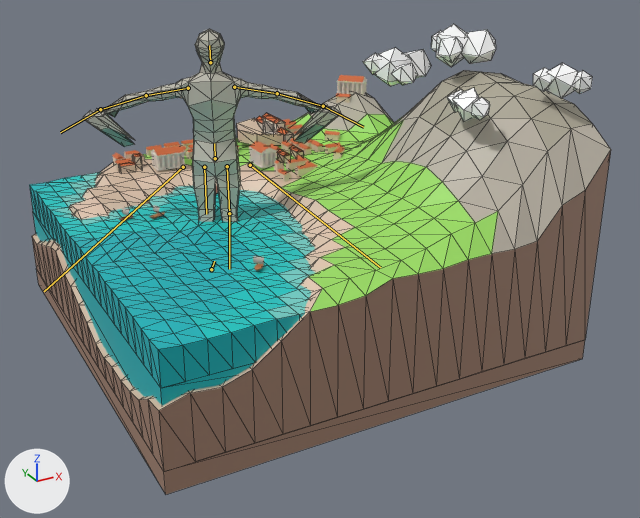
A saved change to the glTF model static/models/giant.glb.
Before and after are seen from a 50 mm lens placed at (-7.03, -14.1, 7.1), pointed at (0.28, -0.8, 0.45). Lighting does not change. The marker at lower left points along +X, +Y and +Z. The bones that change are drawn over the model as lines. Mesh edges are drawn as thin lines on the coarser meshes.

The first picture shows 'CloudBig.002', 'CloudBig.003', 'CloudSmall.002', 'CloudSmall.003', 'Giant', 'SeaBottom', 'SeaTop', 'TerrainBottom', 'TerrainTop', 'Theater.003'.
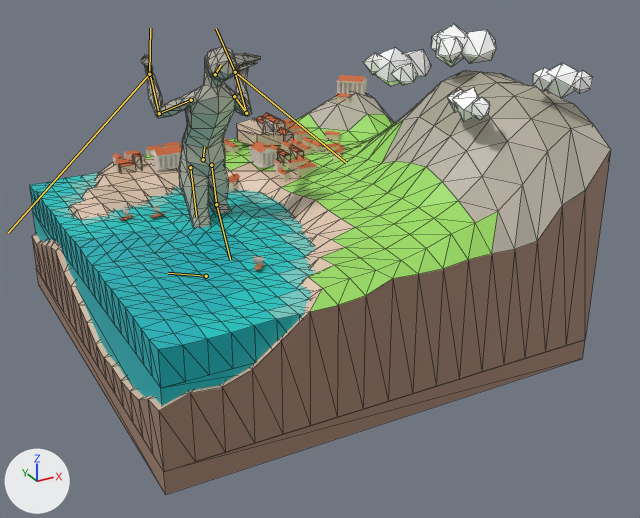
Commit message: Change giant on click animation

The newer file adds an action. The first version stands in its rest pose; the second is drawn at frame 30 of the action 'GiantTaunt'.

Boxes (x1, y1, x2, y2) around the edits, measured in the pictures (640 x 518 px):
'Giant', posed (53% narrower, 6% shorter)
    before: (83, 29, 340, 222)
    after: (141, 47, 261, 228)
bone 'Hip', root to tip
    before: (215, 158) to (214, 143)
    after: (203, 159) to (204, 146)
bone 'Head', root to tip
    before: (210, 62) to (209, 45)
    after: (215, 74) to (221, 65)
bone 'UpperArm.L', root to tip
    before: (188, 88) to (146, 95)
    after: (191, 100) to (159, 113)
bone 'ForeArm.L', root to tip
    before: (146, 95) to (101, 109)
    after: (159, 113) to (150, 74)
bone 'Palm.L', root to tip
    before: (100, 109) to (60, 132)
    after: (149, 74) to (150, 28)
bone 'UpperArm.R', root to tip
    before: (234, 87) to (277, 93)
    after: (234, 96) to (246, 113)
bone 'ForeArm.R', root to tip
    before: (277, 93) to (322, 106)
    after: (246, 113) to (235, 72)
bone 'Palm.R', root to tip
    before: (323, 106) to (363, 127)
    after: (235, 72) to (216, 28)
bone 'Leg.L', root to tip
    before: (204, 167) to (206, 214)
    after: (190, 167) to (196, 217)
bone 'Foot.L', root to tip
    before: (211, 269) to (214, 261)
    after: (206, 276) to (168, 273)
bone 'Leg.R', root to tip
    before: (227, 166) to (229, 213)
    after: (211, 165) to (216, 204)
bone 'Sheen.R', root to tip
    before: (229, 213) to (229, 269)
    after: (216, 204) to (230, 260)
bone 'ArmController.L', root to tip
    before: (183, 167) to (44, 291)
    after: (149, 74) to (8, 233)
bone 'ArmController.R', root to tip
    before: (250, 165) to (380, 267)
    after: (235, 72) to (346, 163)

What the commit changed:
Bone 'Hip' (bone_hip) moves from (0.0, 0.0, 0.0) to (0.21, -0.02, -0.01).
Bone 'Hip' (bone_hip) turns from (0, 0, 0) to (-18, 26, 1) degrees about its own x, y and z.
Bone 'Head' (bone_head) turns from (0, 0, 0) to (-32, 1, 3) degrees about its own x, y and z.
Bone 'UpperArm.L' (bone_upperarm_l) turns from (0, 0, 0) to (-75, -136, 36) degrees about its own x, y and z.
Bone 'ForeArm.L' (bone_forearm_l) turns from (0, 0, 0) to (10, 7, -69) degrees about its own x, y and z.
Bone 'Palm.L' (bone_palm_l) turns from (0, 0, 0) to (8, 1, -10) degrees about its own x, y and z.
Bone 'UpperArm.R' (bone_upperarm_r) turns from (0, 0, 0) to (-57, 128, -16) degrees about its own x, y and z.
Bone 'ForeArm.R' (bone_forearm_r) turns from (0, 0, 0) to (11, -10, 82) degrees about its own x, y and z.
Bone 'Palm.R' (bone_palm_r) turns from (0, 0, 0) to (-2, 1, 16) degrees about its own x, y and z.
Bone 'Leg.L' (bone_leg_l) turns from (0, 0, 0) to (34, -12, -15) degrees about its own x, y and z.
Bone 'Foot.L' (bone_foot_l) turns from (0, 0, 0) to (-14, 5, -1) degrees about its own x, y and z.
Bone 'Leg.R' (bone_leg_r) turns from (0, 0, 0) to (0, -12, 11) degrees about its own x, y and z.
Bone 'Sheen.R' (bone_sheen_r) turns from (0, 0, 0) to (26, 0, 0) degrees about its own x, y and z.
Bone 'ArmController.L' (bone_armcontroller_l) moves from (0.0, 0.0, 0.0) to (-1.57, -0.72, -0.23).
Bone 'ArmController.L' (bone_armcontroller_l) turns from (0, 0, 0) to (-20, -19, -2) degrees about its own x, y and z.
Bone 'ArmController.R' (bone_armcontroller_r) moves from (0.0, 0.0, 0.0) to (1.16, -1.21, 0.3).
Bone 'ArmController.R' (bone_armcontroller_r) turns from (0, 0, 0) to (22, -17, -9) degrees about its own x, y and z.
